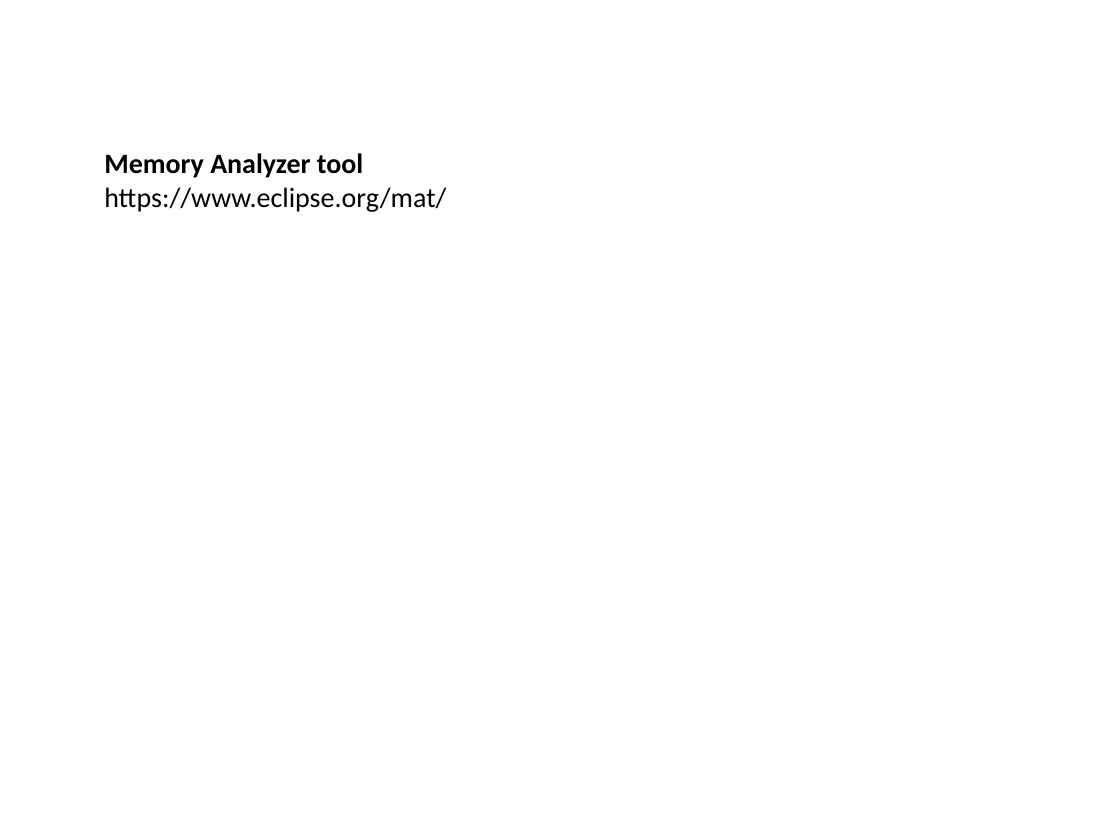
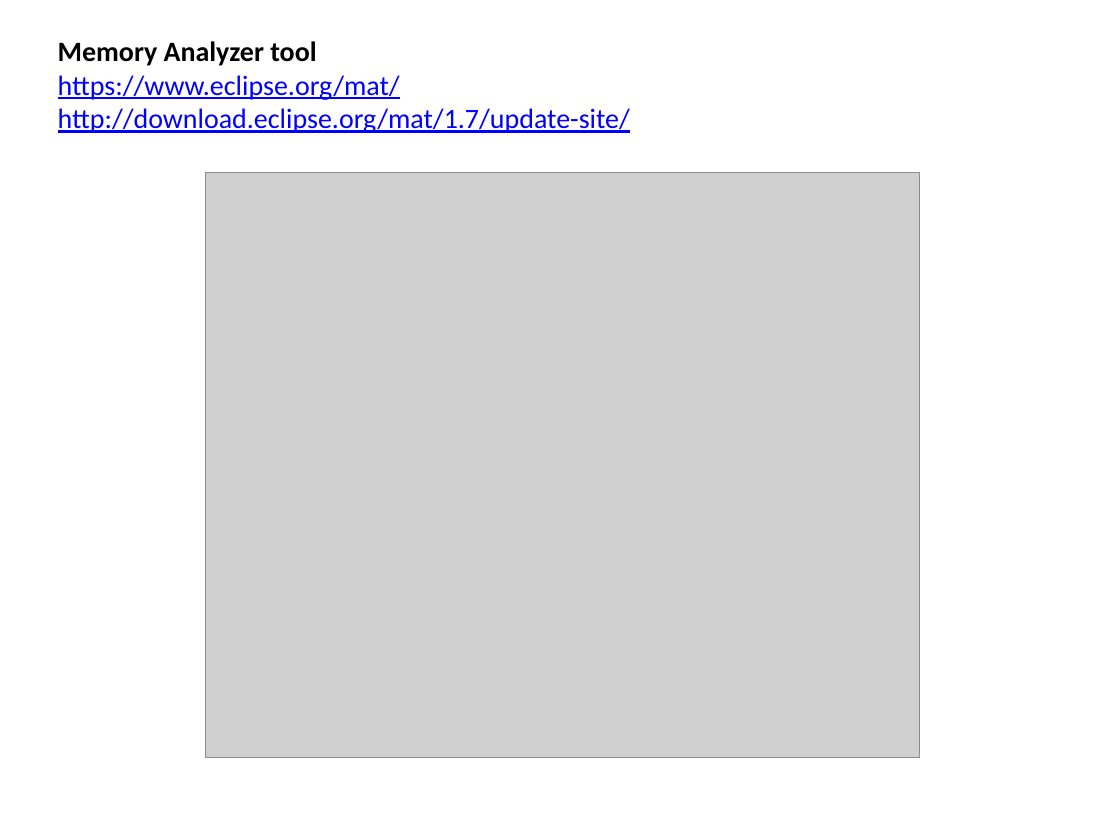
Before and after one commit to mdparthi/JavaPerformanceTuning, a slide deck: slide 12 of JPTInfo.pptx. Drawn at 1120x840 pixels with LibreOffice and Linux fonts; fonts in the diff are those of the drawing; grey boxes stand for pictures. Boxes give left, top, right and bottom in pixels: in the first picture for what was removed or moved away, otherwise in the second. Text is boxed around its words. In the diff, an @@ line names an element or a change of style, - is before the commit and + after.

```diff
--- a/JPTInfo.pptx
+++ b/JPTInfo.pptx
@@ text "Memory Analyzer tool": place and size @@
-text "Memory Analyzer tool" at [104,153,446,212]
+text "Memory Analyzer tool" at [58,41,630,133]
@@ text at [58,75,400,100]: text colour #000000 to #0000FF, underline on in "https://www.eclipse.org/mat/" @@
@@ text at [58,108,630,133]: paragraph added @@
+http://download.eclipse.org/mat/1.7/update-site/
@@ picture added at [205,172,920,757] @@
```
Also in this commit, not shown: 1 slide added, 13 other files.
